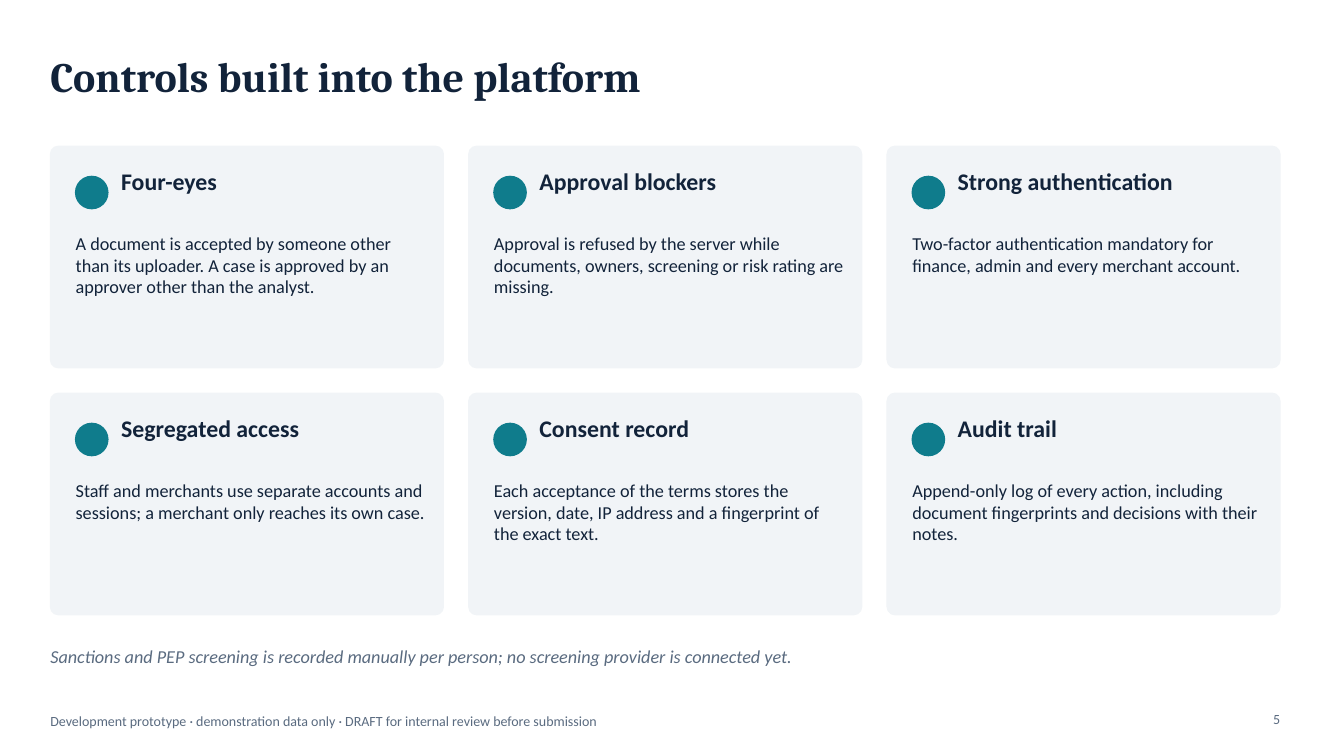
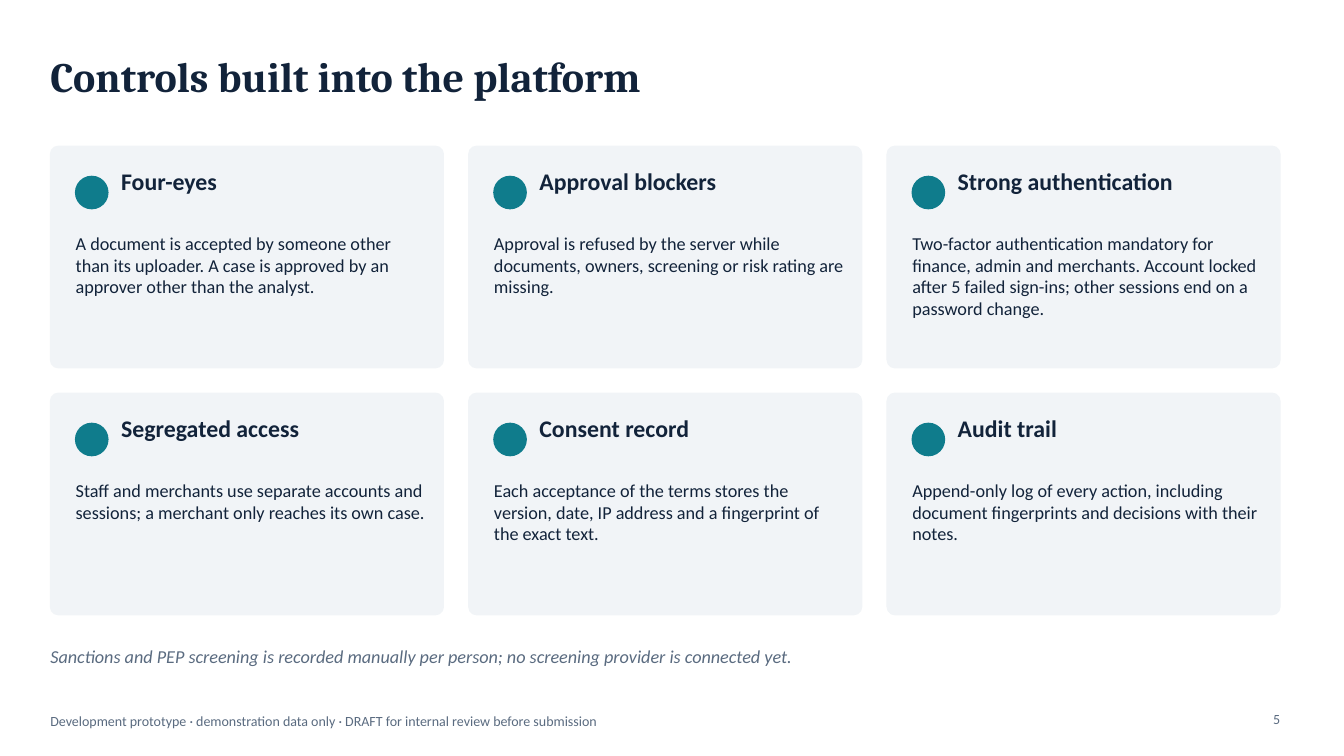
Before and after one commit to fmassonmips/mips-platform, a slide deck: slide 5 of outputs/recap/MIPS-platform-BoM-EN-DRAFT.pptx. Drawn at 1344x756 pixels with LibreOffice and Linux fonts; fonts in the diff are those of the drawing. Boxes give left, top, right and bottom in pixels: in the first picture for what was removed or moved away, otherwise in the second. Text is boxed around its words. In the diff, an @@ line names an element or a change of style, - is before the commit and + after.

```diff
--- a/outputs/recap/MIPS-platform-BoM-EN-DRAFT.pptx
+++ b/outputs/recap/MIPS-platform-BoM-EN-DRAFT.pptx
@@ text at [912, 237, 1257, 318]: text changed @@
-Two-factor authentication mandatory for finance, admin and every merchant account.
+Two-factor authentication mandatory for finance, admin and merchants. Account locked after 5 failed sign-ins; other sessions end on a password change.
```
Also in this commit, not shown: 1 other slide changed, 1 slide added.
